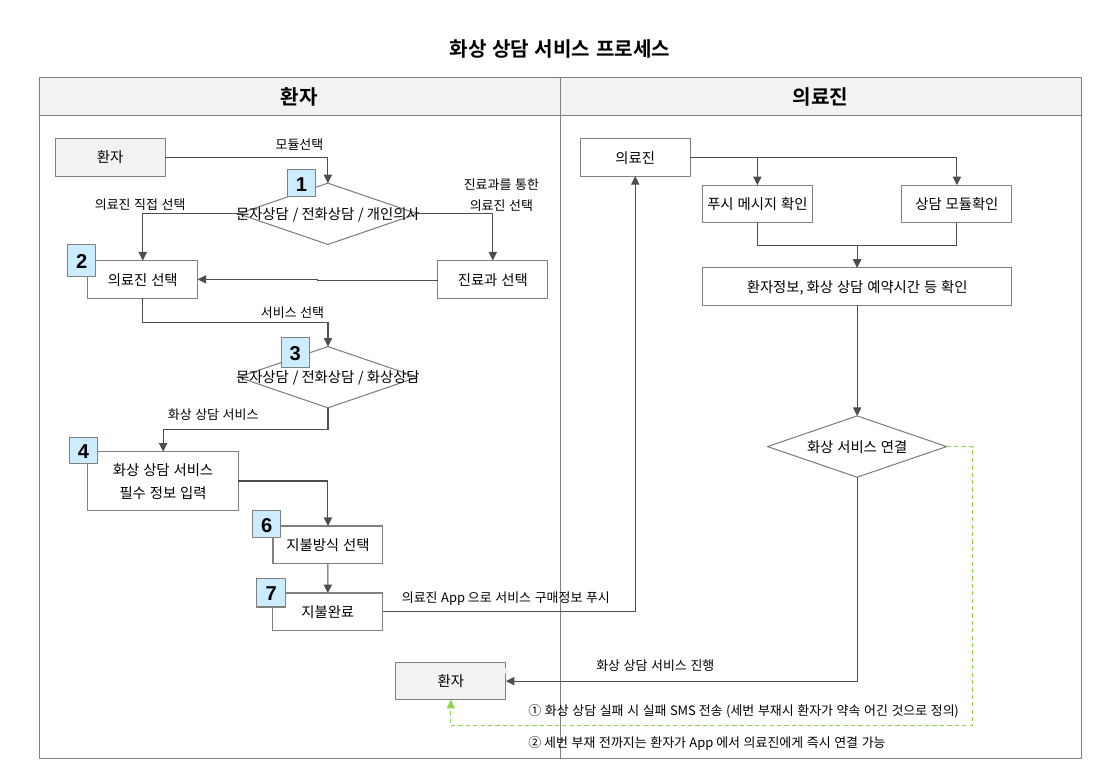
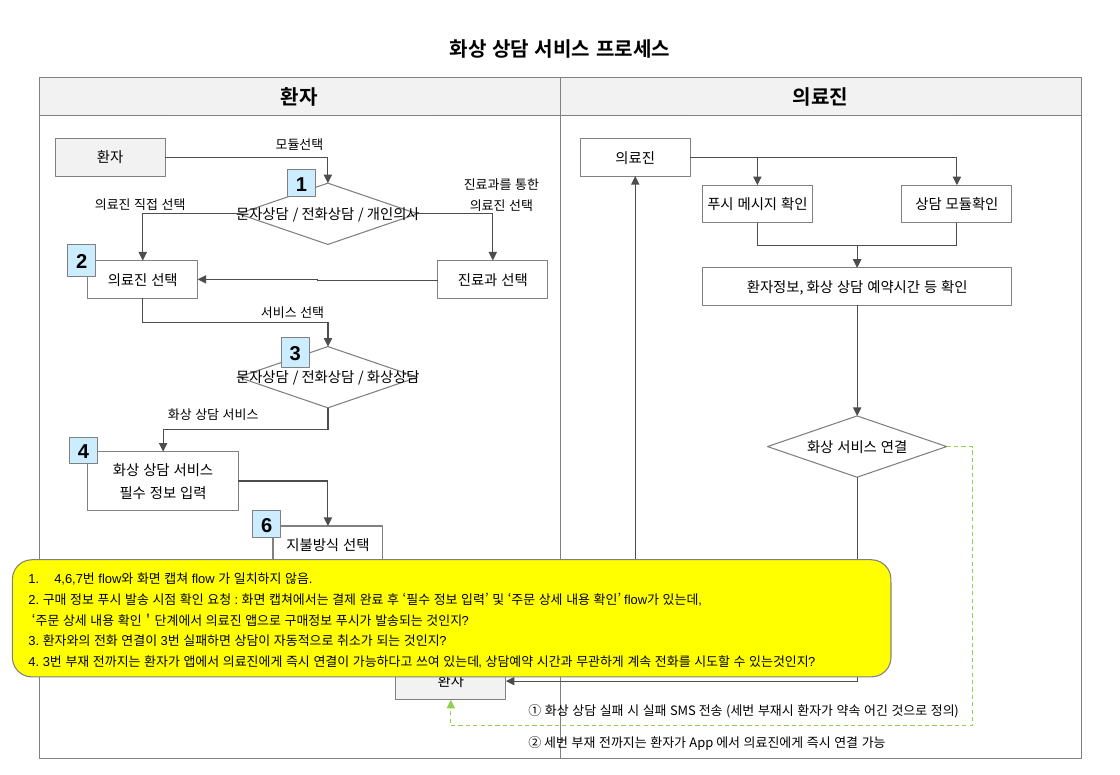
Before and after one commit to windsoccer/H160, a slide deck: slide 15 of 01 기획/03. 상담 서비스 Flow_健康160_상담 서비스 Flow_2019029.pptx. Drawn at 1120x775 pixels with LibreOffice and Linux fonts; fonts in the diff are those of the drawing. Boxes give left, top, right and bottom in pixels: in the first picture for what was removed or moved away, otherwise in the second. Text is boxed around its words. In the diff, an @@ line names an element or a change of style, - is before the commit and + after.

Commit message:
건강 160 service flow >질문 사항 추가

```diff
--- a/01 기획/03. 상담 서비스 Flow_健康160_상담 서비스 Flow_2019029.pptx
+++ b/01 기획/03. 상담 서비스 Flow_健康160_상담 서비스 Flow_2019029.pptx
@@ rounded rectangle added at box(12, 561, 891, 677), fill #FFFF00, outline #808080 0.75 pt, 9 pt, text #000000 @@
+1. 4,6,7번 flow와 화면 캡쳐 flow 가 일치하지 않음.
+2. 구매 정보 푸시 발송 시점 확인 요청 : 화면 캡쳐에서는 결제 완료 후 ‘필수 정보 입력’ 및 ‘주문 상세 내용 확인’ flow가 있는데,
+‘주문 상세 내용 확인＇단계에서 의료진 앱으로 구매정보 푸시가 발송되는 것인지?
+3. 환자와의 전화 연결이 3번 실패하면 상담이 자동적으로 취소가 되는 것인지?
+4. 3번 부재 전까지는 환자가 앱에서 의료진에게 즉시 연결이 가능하다고 쓰여 있는데, 상담예약 시간과 무관하게 계속 전화를 시도할 수 있는것인지?
@@ arrow removed from (328, 565) to (328, 594) @@
@@ rectangle removed at box(258, 579, 286, 607) @@
-7
@@ rectangle removed at box(273, 594, 383, 631) @@
-지불완료
@@ text removed at box(402, 588, 610, 606) @@
-의료진 App 으로 서비스 구매정보 푸시
@@ ellipse removed at box(504, 669, 509, 674) @@
```
Also in this commit, not shown: 3 other slides changed.
